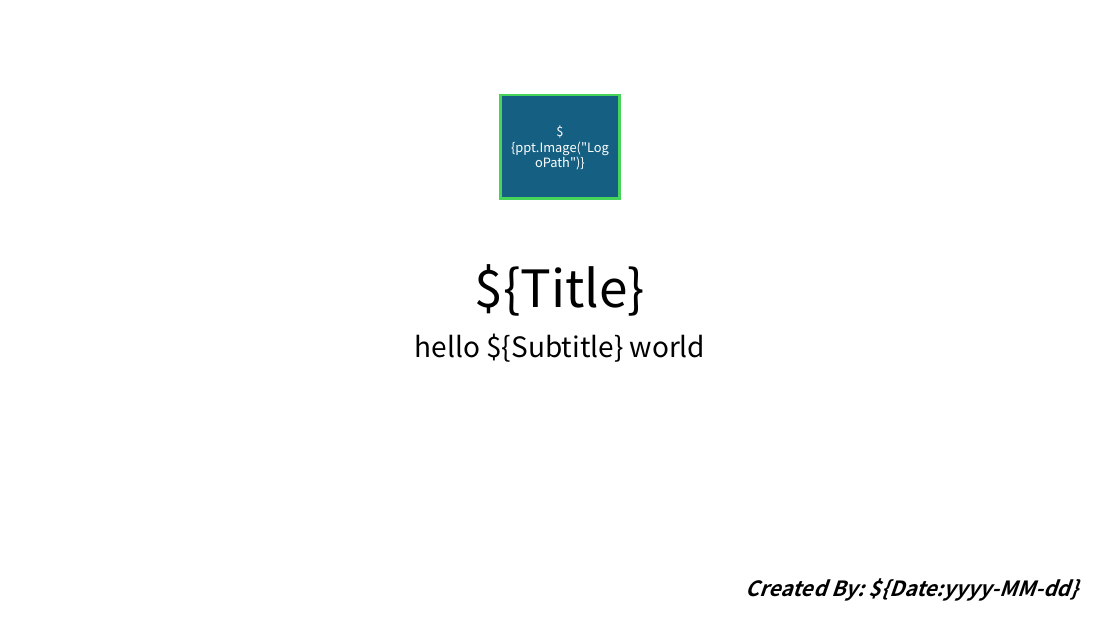
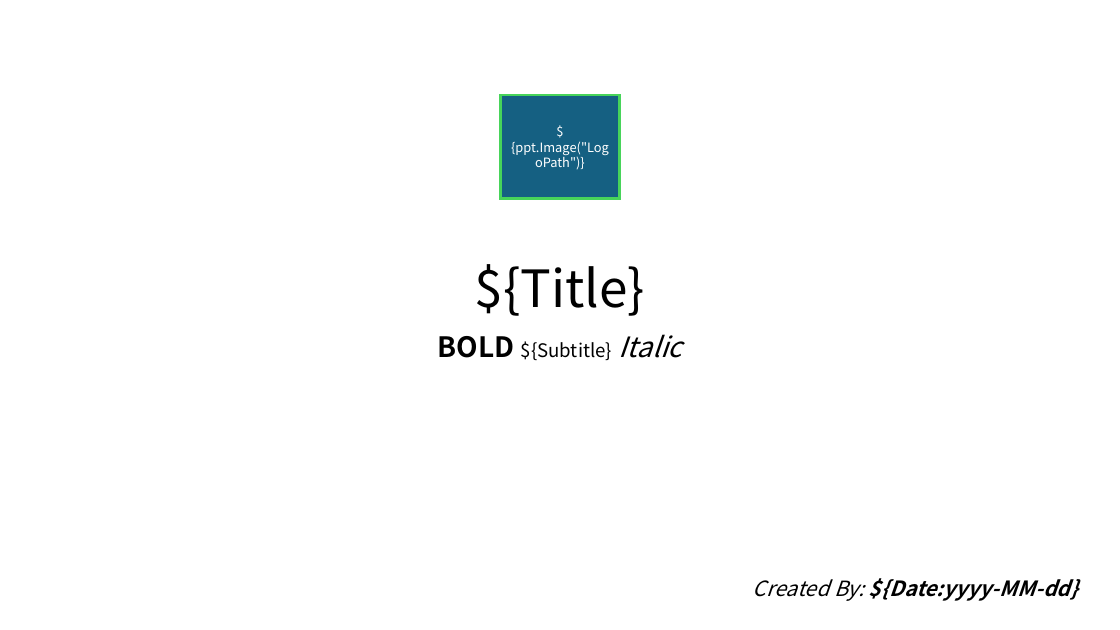
Before and after one commit to iyulab-rnd/DocuChef, a slide deck: slide 1 of src/DocuChef.TestConsoleApp/files/ppt/template_2.pptx. Drawn at 1120x630 pixels with LibreOffice and Linux fonts; fonts in the diff are those of the drawing. Boxes give left, top, right and bottom in pixels: in the first picture for what was removed or moved away, otherwise in the second. Text is boxed around its words. In the diff, an @@ line names an element or a change of style, - is before the commit and + after.

Commit message:
Enhance PowerPoint processing and presentation content
Updated item processing in `Program.cs` to allow 13 items, with improved subtitle formatting. Enhanced slide duplication in `PowerPointProcessor.Array.cs` for better array handling and introduced `PowerPointProcessor.SlideCloning.cs` for cloning slides while preserving relationships. Removed the old duplication method in `PowerPointProcessor.Directive.cs`. Modified various XML files to ensure consistent presentation styles and updated PowerPoint templates to reflect new content. Deleted unnecessary `thumbnail.jpeg` file and updated metadata in `app.xml` and `core.xml`.

```diff
--- a/src/DocuChef.TestConsoleApp/files/ppt/template_2.pptx
+++ b/src/DocuChef.TestConsoleApp/files/ppt/template_2.pptx
@@ subtitle at [438, 334, 682, 361]: text changed; size 24 to 16 pt @@
-hello ${Subtitle} world
+BOLD ${Subtitle} Italic
@@ text "Created By: ${Date:yyyy-MM-dd}" at [753, 578, 1078, 601]: bold off in "Created By:" @@
```
Also in this commit, not shown: 1 other slide changed, 52 other files.
